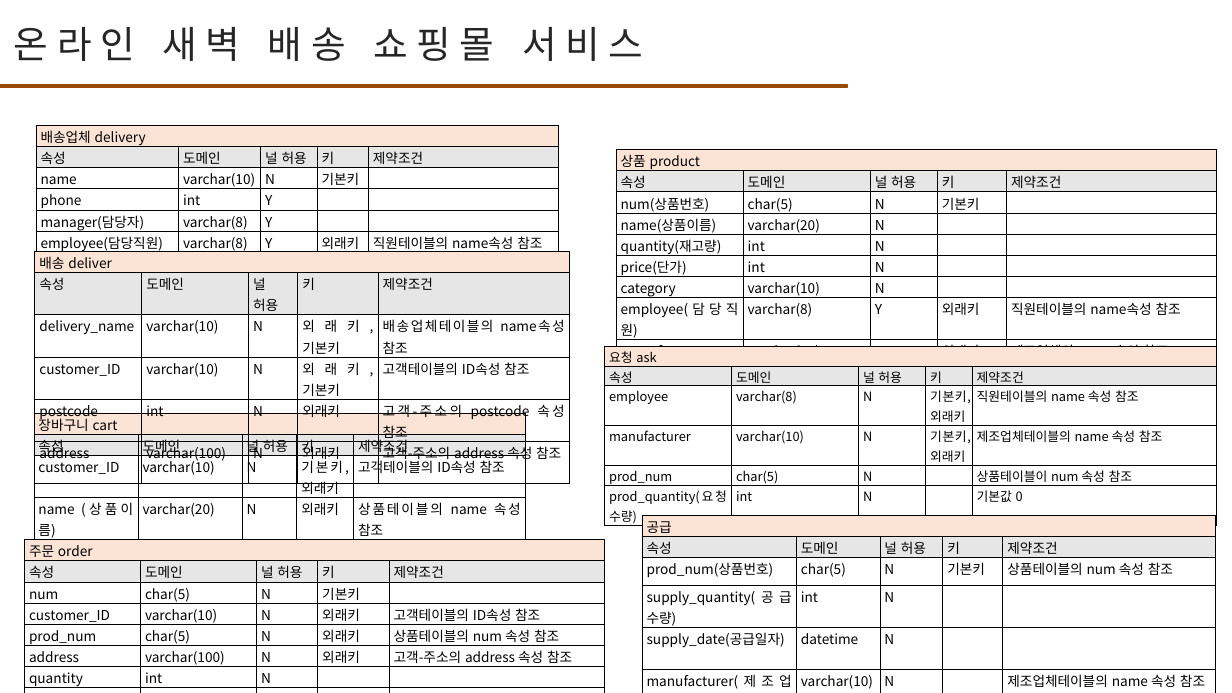
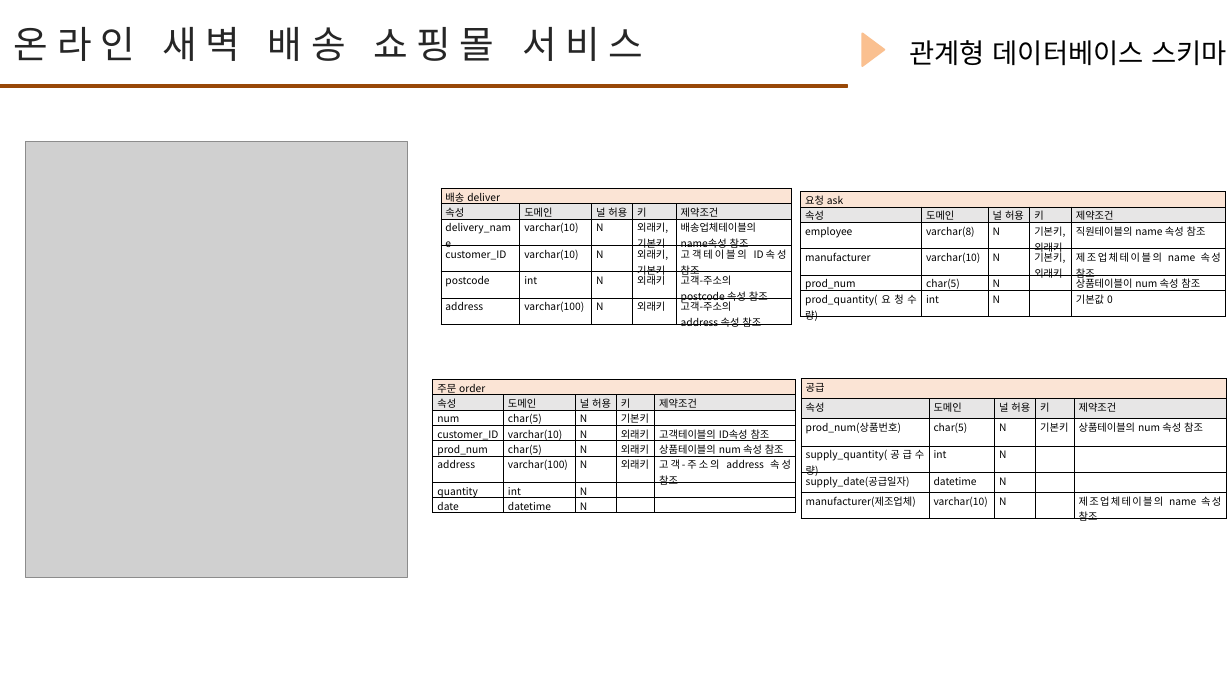
Before and after one commit to jyoon1421/db202002, a slide deck: slide 5 of TermProject/텀프로젝트발표_2018112197이정윤.pptx (slide 4 before the commit). Drawn at 1232x693 pixels with LibreOffice and Linux fonts; fonts in the diff are those of the drawing; grey boxes stand for pictures. Boxes give left, top, right and bottom in pixels: in the first picture for what was removed or moved away, otherwise in the second. Text is boxed around its words. In the diff, an @@ line names an element or a change of style, - is before the commit and + after.

```diff
--- a/TermProject/텀프로젝트발표_2018112197이정윤.pptx
+++ b/TermProject/텀프로젝트발표_2018112197이정윤.pptx
@@ triangle added at bbox=[862, 34, 884, 66], fill #FAC090, outline #FAC090 2 pt @@
@@ text added at bbox=[910, 40, 1228, 66], 32 pt, text #000000 @@
+관계형 데이터베이스 스키마
@@ picture added at bbox=[26, 141, 408, 577] @@
@@ table removed at bbox=[36, 126, 557, 256], 6 rows, 5 columns @@
-배송업체 delivery |  |  |  | 
-속성 | 도메인 | 널 허용 | 키 | 제약조건
-name | varchar(10) | N | 기본키 | 
-phone | int | Y |  | 
-manager(담당자) | varchar(8) | Y |  | 
-employee(담당직원) | varchar(8) | Y | 외래키 | 직원테이블의 name속성 참조
@@ table removed at bbox=[616, 150, 1216, 490], 9 rows, 5 columns @@
-상품 product |  |  |  | 
-속성 | 도메인 | 널 허용 | 키 | 제약조건
-num(상품번호) | char(5) | N | 기본키 | 
-name(상품이름) | varchar(20) | N |  | 
-quantity(재고량) | int | N |  | 
-price(단가) | int | N |  | 
-category | varchar(10) | N |  | 
-employee(담당직원) | varchar(8) | Y | 외래키 | 직원테이블의 name속성 참조
-manufacturer / (제조업체) | varchar(10) | Y | 외래키 | 제조업체의 name속성 참조
@@ table at bbox=[441, 188, 792, 331] @@
-row 3, column 4: 외래키, 기본키
+row 3, column 4: 외래키, / 기본키
-row 3, column 5: 배송업체테이블의 name속성 참조
+row 3, column 5: 배송업체테이블의 / name속성 참조
-row 4, column 4: 외래키, 기본키
+row 4, column 4: 외래키, / 기본키
-row 5, column 5: 고객-주소의 postcode 속성 참조
+row 5, column 5: 고객-주소의 / postcode 속성 참조
-row 6, column 5: 고객-주소의 address 속성 참조
+row 6, column 5: 고객-주소의 / address 속성 참조
@@ size 16 to 12 pt in "배송 deliver", "속성", "도메인", "널 허용" and 17 more places @@
@@ table: place and size @@
-table at bbox=[34, 251, 570, 565]
+table at bbox=[441, 188, 792, 331]
@@ table at bbox=[801, 192, 1226, 325] @@
@@ size 15 to 12 pt @@
@@ table: place and size @@
-table at bbox=[604, 346, 1217, 528]
+table at bbox=[801, 192, 1226, 325]
@@ table at bbox=[433, 379, 796, 517] @@
@@ size 16 to 12 pt @@
@@ table: place and size @@
-table at bbox=[25, 540, 604, 692]
+table at bbox=[433, 379, 796, 517]
@@ table at bbox=[801, 379, 1226, 525] @@
@@ size 16 to 12 pt @@
@@ table: place and size @@
-table at bbox=[642, 516, 1216, 693]
+table at bbox=[801, 379, 1226, 525]
@@ table removed at bbox=[34, 413, 525, 565], 5 rows, 5 columns @@
-장바구니 cart |  |  |  | 
-속성 | 도메인 | 널 허용 | 키 | 제약조건
-customer_ID | varchar(10) | N | 기본키, 외래키 | 고객테이블의 ID속성 참조
-name (상품이름) | varchar(20) | N | 외래키 | 상품테이블의 name 속성 참조
-quantity (수량) | int | N |  | 기본값 1
```
Also in this commit, not shown: 7 other slides changed, 2 slides added, 2 slides removed.
